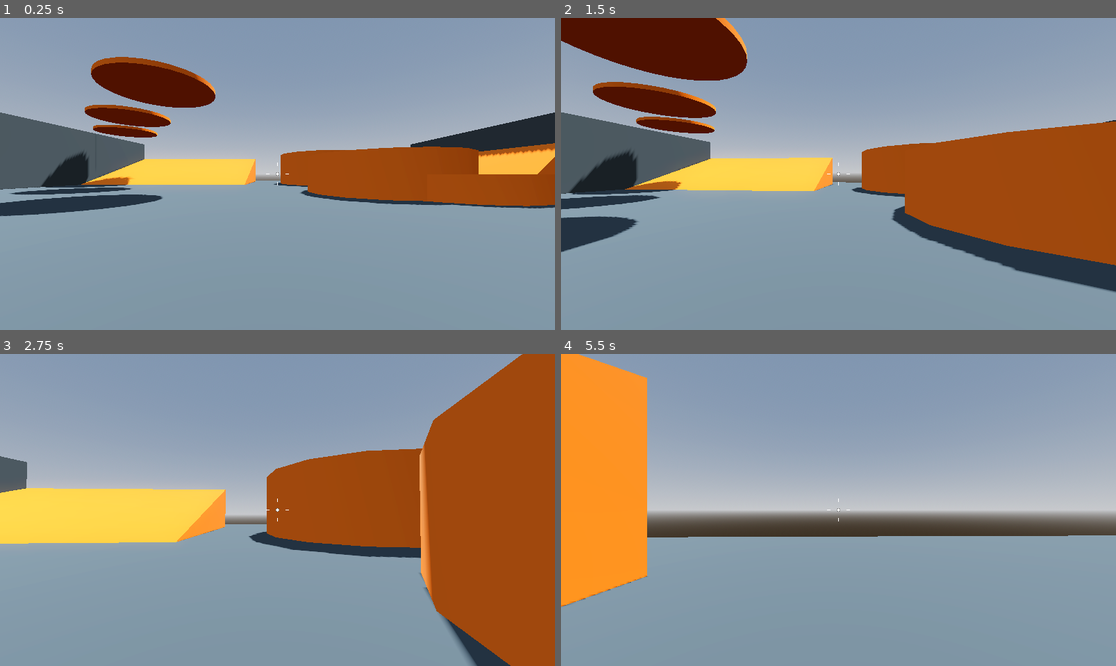
Above: before the commit, frames 1-4 (two rows, left to right).
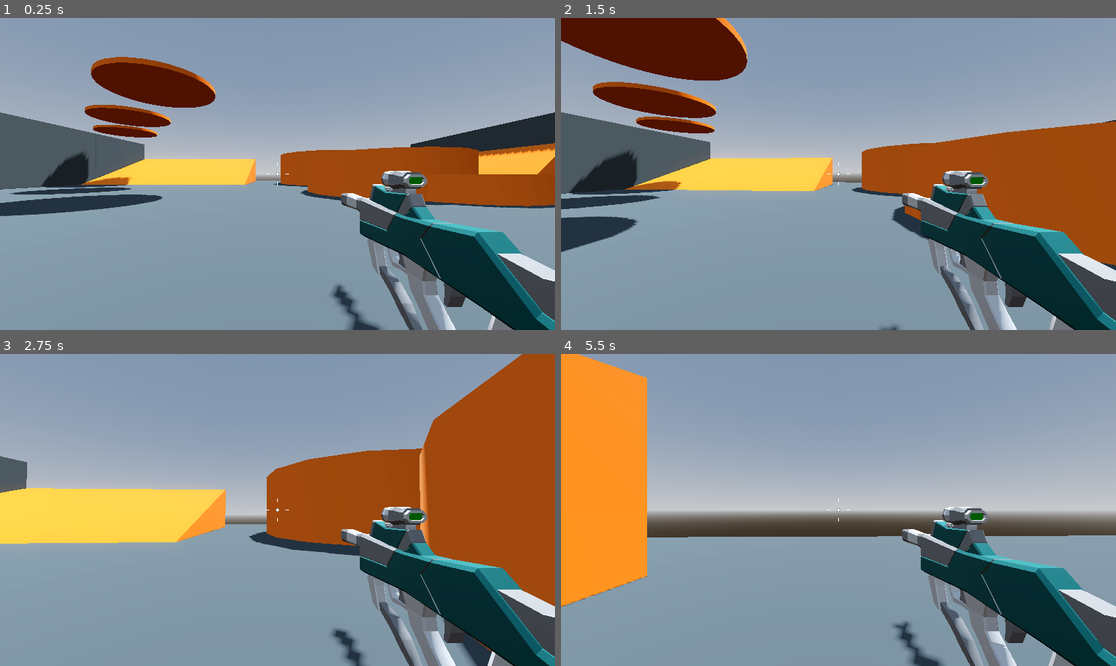
Above: after the commit, the same moments.

Repository: DTNevaeha/Shootout
Game: Godot game, scene res://Levels/SandBox.tscn
Two runs of this game, one before a commit and one after it. Both use one fixed random seed, a clock stepped at 60 frames per second and the inputs below.
Inputs (mouse positions are in pixels of both pictures, inside the frame that each line leads up to):
- Up to frame 1 (0.25 s): no input
- Up to frame 2 (1.5 s): tap Enter at 0.5 s; move the mouse to (866, 174) at 0.52 s; press the mouse at (866, 174) at 0.53 s; hold W (move_forward) from 0.53 s (still down); tap Space (jump) at 0.77 s; move the mouse to (810, 174) at 1.27 s; release the mouse at (810, 174) at 1.28 s; click (810, 174) at 1.35 s
- Up to frame 3 (2.75 s): keep holding W (move_forward); tap Space (jump) at 1.52 s; move the mouse to (288, 503) at 2.02 s; press the mouse at (288, 503) at 2.03 s
- Up to frame 4 (5.5 s): keep holding W (move_forward); move the mouse to (832, 516) at 2.77 s; release the mouse at (832, 516) at 2.78 s; click (832, 516) at 2.85 s; tap Space (jump) at 3.02, 3.77, 4.52 s; move the mouse to (877, 513) at 3.52 s; press the mouse at (877, 513) at 3.53 s; move the mouse to (794, 506) at 4.27 s; release the mouse at (794, 506) at 4.28 s; click (794, 506) at 4.35 s; move the mouse to (844, 510) at 5.02 s; press the mouse at (844, 510) at 5.03 s

The runs differ from the first frame. In frame 1, 11% of the frame differs, in the area x 59-100%, y 48-100%; in frame 2, 10%; in frame 3, 10%; in frame 4, 10%.

Commit message:
Player now has an SMG

Diff:
--- a/Player/player.tscn
+++ b/Player/player.tscn
@@ -1,8 +1,9 @@
-[gd_scene load_steps=6 format=3 uid="uid://c0srbsbevngpy"]
+[gd_scene load_steps=7 format=3 uid="uid://c0srbsbevngpy"]
 
 [ext_resource type="Script" path="res://Player/player.gd" id="1_fspgh"]
 [ext_resource type="Script" path="res://Player/SmoothCamera.gd" id="2_wxyhh"]
 [ext_resource type="Script" path="res://Player/Crosshair.gd" id="3_brjb5"]
+[ext_resource type="PackedScene" uid="uid://duvo08au3rw41" path="res://Weapons/SMG.tscn" id="3_ns35k"]
 
 [sub_resource type="CapsuleMesh" id="CapsuleMesh_uhf4g"]
 
@@ -24,6 +25,8 @@
 top_level = true
 script = ExtResource("2_wxyhh")
 
+[node name="SMG" parent="CameraPivot/SmoothCamera" instance=ExtResource("3_ns35k")]
+
 [node name="CenterContainer" type="CenterContainer" parent="."]
 anchors_preset = 15
 anchor_right = 1.0
--- /dev/null
+++ b/Weapons/SMG.tscn
@@ -0,0 +1,9 @@
+[gd_scene load_steps=3 format=3 uid="uid://duvo08au3rw41"]
+
+[ext_resource type="PackedScene" uid="uid://dnp3n1gun4xnx" path="res://Weapons/hitscan_weapon.tscn" id="1_1f0d0"]
+[ext_resource type="PackedScene" uid="uid://dk86q6ho81eul" path="res://Weapons/SMG.glb" id="2_1pp2t"]
+
+[node name="SMG" instance=ExtResource("1_1f0d0")]
+
+[node name="SMG" parent="." index="1" instance=ExtResource("2_1pp2t")]
+transform = Transform3D(1, 0, 0, 0, 1, 0, 0, 0, 1, 0.714, -0.302, -1)
--- /dev/null
+++ b/Weapons/hitscan_weapon.gd
@@ -0,0 +1,12 @@
+extends Node3D
+
+@export var fire_rate := 14.0
+
+@onready var cooldown_timer: Timer = $CooldownTimer
+
+
+func _process(_delta: float) -> void:
+	if Input.is_action_pressed("fire"):
+		if cooldown_timer.is_stopped():
+			cooldown_timer.start(1.0 / fire_rate)
+			print("Weapon Fired!")
--- /dev/null
+++ b/Weapons/hitscan_weapon.tscn
@@ -0,0 +1,9 @@
+[gd_scene load_steps=2 format=3 uid="uid://dnp3n1gun4xnx"]
+
+[ext_resource type="Script" path="res://Weapons/hitscan_weapon.gd" id="1_qbg62"]
+
+[node name="HitscanWeapon" type="Node3D"]
+script = ExtResource("1_qbg62")
+
+[node name="CooldownTimer" type="Timer" parent="."]
+one_shot = true
--- a/project.godot
+++ b/project.godot
@@ -42,3 +42,8 @@
 "events": [Object(InputEventKey,"resource_local_to_scene":false,"resource_name":"","device":-1,"window_id":0,"alt_pressed":false,"shift_pressed":false,"ctrl_pressed":false,"meta_pressed":false,"pressed":false,"keycode":0,"physical_keycode":32,"key_label":0,"unicode":32,"echo":false,"script":null)
 ]
 }
+fire={
+"deadzone": 0.5,
+"events": [Object(InputEventMouseButton,"resource_local_to_scene":false,"resource_name":"","device":-1,"window_id":0,"alt_pressed":false,"shift_pressed":false,"ctrl_pressed":false,"meta_pressed":false,"button_mask":1,"position":Vector2(277, 18),"global_position":Vector2(281, 59),"factor":1.0,"button_index":1,"canceled":false,"pressed":true,"double_click":false,"script":null)
+]
+}
Binary file added: Weapons/SMG.glb
Not shown, added: Weapons/SMG.glb.import
Binary file added: Weapons/SMG_Palette-Colour.png
Not shown, added: Weapons/SMG_Palette-Colour.png.import
